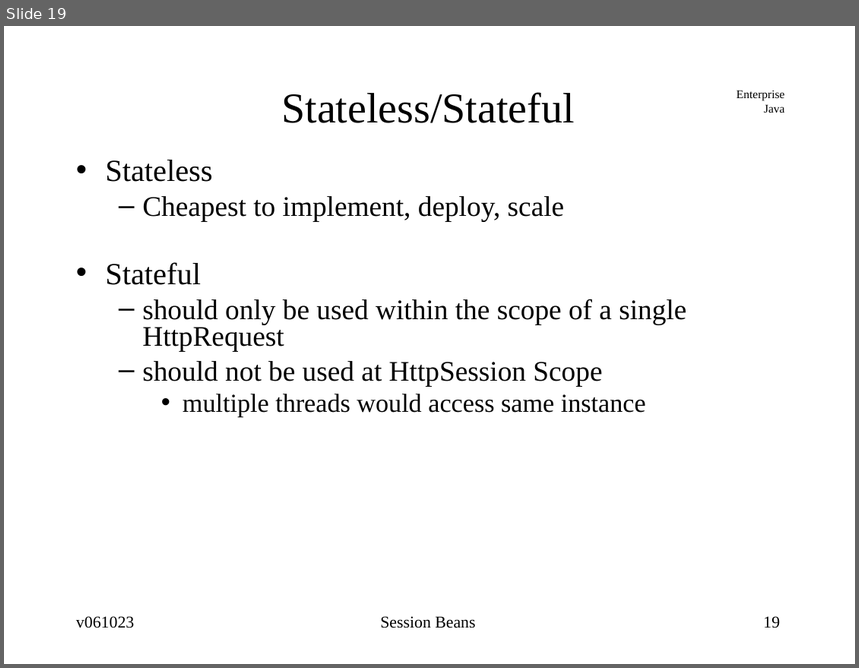
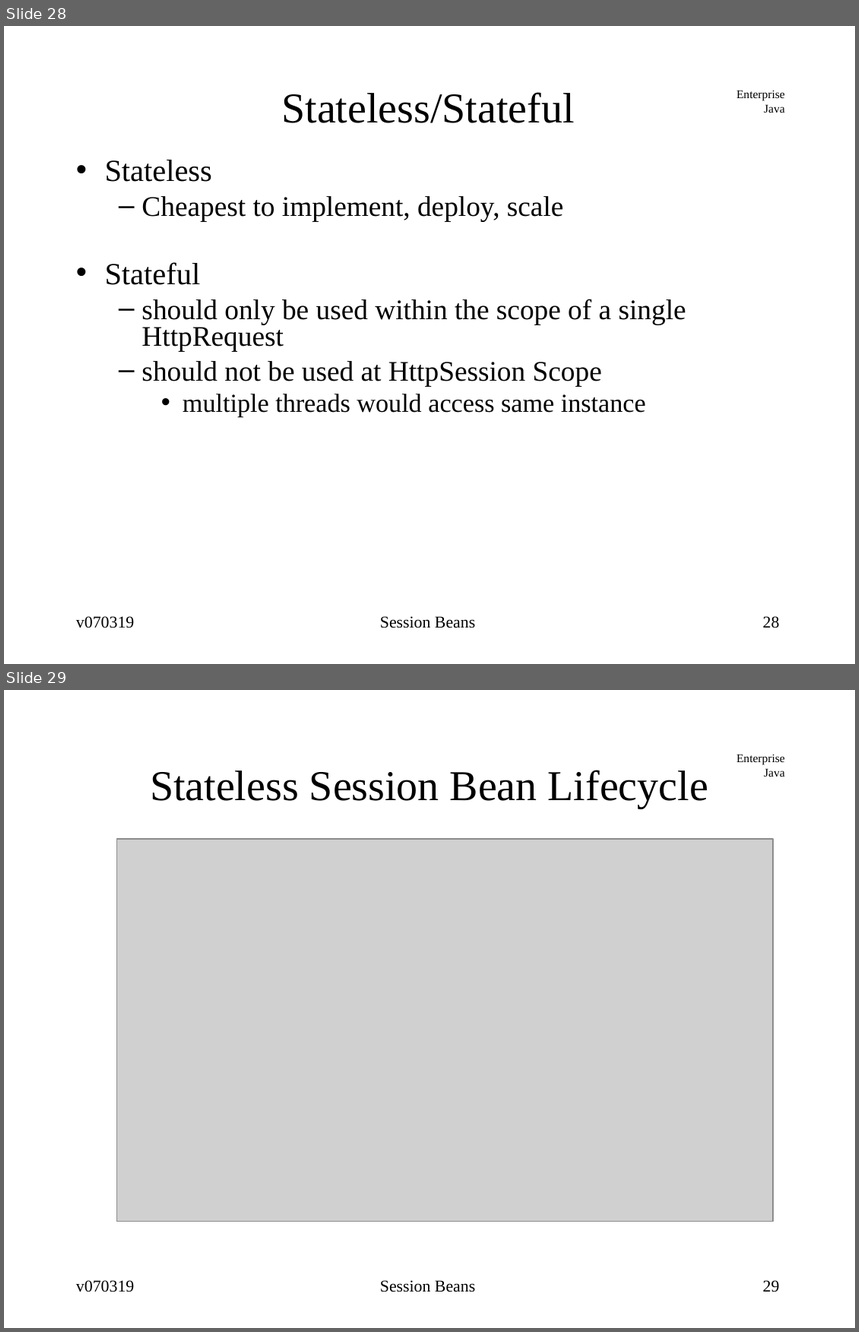
Before and after one commit to jcstaff/ejava-javaee, a slide deck: ejbsessionBank/src/site/resources/lectures/ejbSession.ppt. Shown one above the other, each under a label of ours: slide 19 before the commit, slides 28 and 29 after it. The pictures are 859x668 and 859x1332 pixels, drawn with LibreOffice and Linux fonts; fonts in the diff are those of the drawing; grey boxes stand for pictures. Boxes give left, top, right and bottom in pixels: in the first picture for what was removed or moved away, otherwise in the second. Text is boxed around its words. In the diff, an @@ line names an element or a change of style, - is before the commit and + after.

```diff
--- a/ejbsessionBank/src/site/resources/lectures/ejbSession.ppt
+++ b/ejbsessionBank/src/site/resources/lectures/ejbSession.ppt
@@ slide 29 added at bbox=[4, 690, 855, 1328], background #FFFFFF; not listed: 1 template element that a slide beside it also shows @@
@@ title added at bbox=[150, 770, 709, 809], 36 pt, text #000000 @@
+Stateless Session Bean Lifecycle
@@ picture added at bbox=[116, 839, 772, 1222] @@
@@ text added at bbox=[76, 1281, 134, 1293], 14 pt, text #000000 @@
+v070319
@@ text added at bbox=[380, 1281, 475, 1293], 14 pt, text #000000 @@
+Session Beans
@@ page number added at bbox=[763, 1281, 780, 1293], 14 pt, text #000000 @@
+29
@@ what was slide 19 is now slide 28 @@
@@ slide 28 changed as well @@
@@ text at bbox=[142, 196, 686, 386]: indent changed @@
@@ text at bbox=[76, 617, 134, 629]: text changed @@
-v061023
+v070319
@@ page number at bbox=[763, 617, 780, 629]: text changed @@
-19
+28
```
Also in this commit, not shown: 28 other slides changed, 11 other slides added, 2 slides removed, 31 other files.
